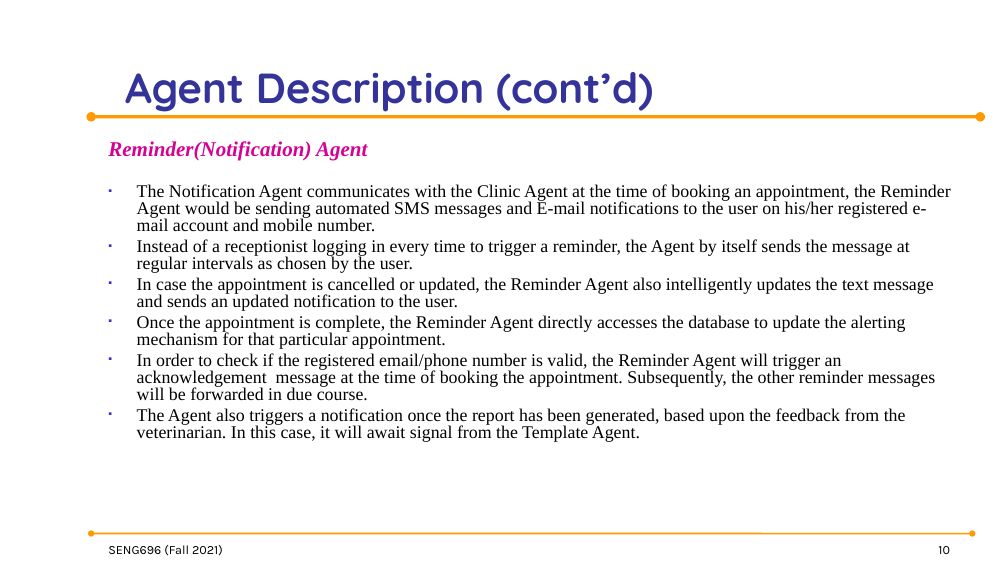
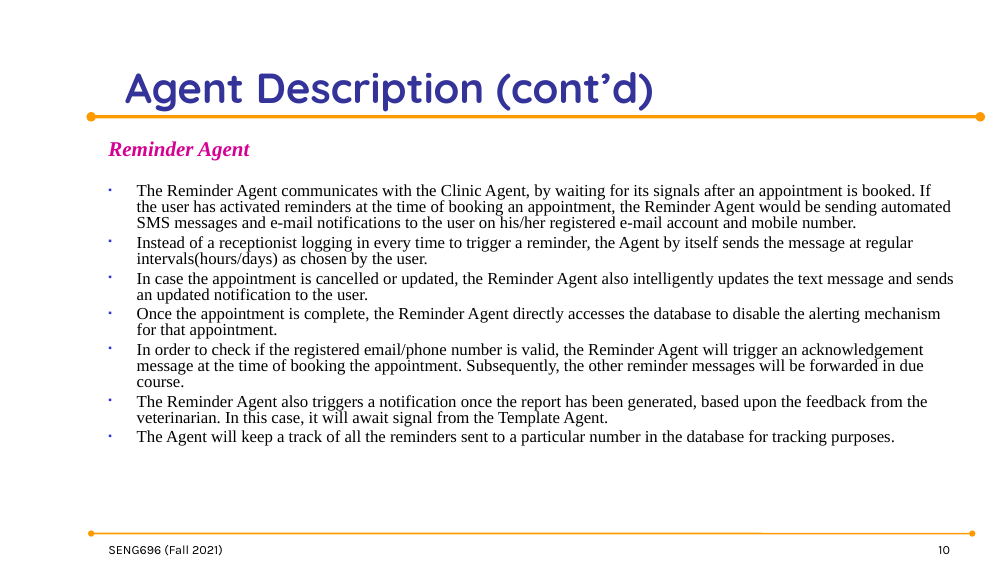
Before and after one commit to anish30145784/SENG696_GroupD, a slide deck: slide 10 of GroupD_ProjectPresentation.pptx. Drawn at 1008x567 pixels with LibreOffice and Linux fonts; fonts in the diff are those of the drawing; background and template pictures are left out. Boxes give left, top, right and bottom in pixels: in the first picture for what was removed or moved away, otherwise in the second. Text is boxed around its words. In the diff, an @@ line names an element or a change of style, - is before the commit and + after.

```diff
--- a/GroupD_ProjectPresentation.pptx
+++ b/GroupD_ProjectPresentation.pptx
@@ text at box(108, 141, 951, 268): text changed; size 17 to 16 pt @@
-Reminder(Notification) Agent
-▪ The Notification Agent communicates with the Clinic Agent at the time of booking an appointment, the Reminder Agent would be sending automated SMS messages and E-mail notifications to the user on his/her registered e-mail account and mobile number.
-▪ Instead of a receptionist logging in every time to trigger a reminder, the Agent by itself sends the message at regular intervals as chosen by the user.
+Reminder Agent
+▪ The Reminder Agent communicates with the Clinic Agent, by waiting for its signals after an appointment is booked. If the user has activated reminders at the time of booking an appointment, the Reminder Agent would be sending automated SMS messages and e-mail notifications to the user on his/her registered e-mail account and mobile number.
+▪ Instead of a receptionist logging in every time to trigger a reminder, the Agent by itself sends the message at regular intervals(hours/days) as chosen by the user.
@@ text at box(137, 272, 954, 388): size 17 to 16 pt in "In case the appointment is cancelled or ...", "In order to check if the registered ..." @@
@@ text at box(137, 307, 940, 339): text changed; size 17 to 16 pt @@
-▪ Once the appointment is complete, the Reminder Agent directly accesses the database to update the alerting mechanism for that particular appointment.
+▪ Once the appointment is complete, the Reminder Agent directly accesses the database to disable the alerting mechanism for that appointment.
@@ text at box(137, 395, 927, 446): text changed; size 17 to 16 pt @@
-▪ The Agent also triggers a notification once the report has been generated, based upon the feedback from the veterinarian. In this case, it will await signal from the Template Agent.
+▪ The Reminder Agent also triggers a notification once the report has been generated, based upon the feedback from the veterinarian. In this case, it will await signal from the Template Agent.
+▪ The Agent will keep a track of all the reminders sent to a particular number in the database for tracking purposes.
```
Also in this commit, not shown: 6 other slides changed, 4 slides added, 4 slides removed.
